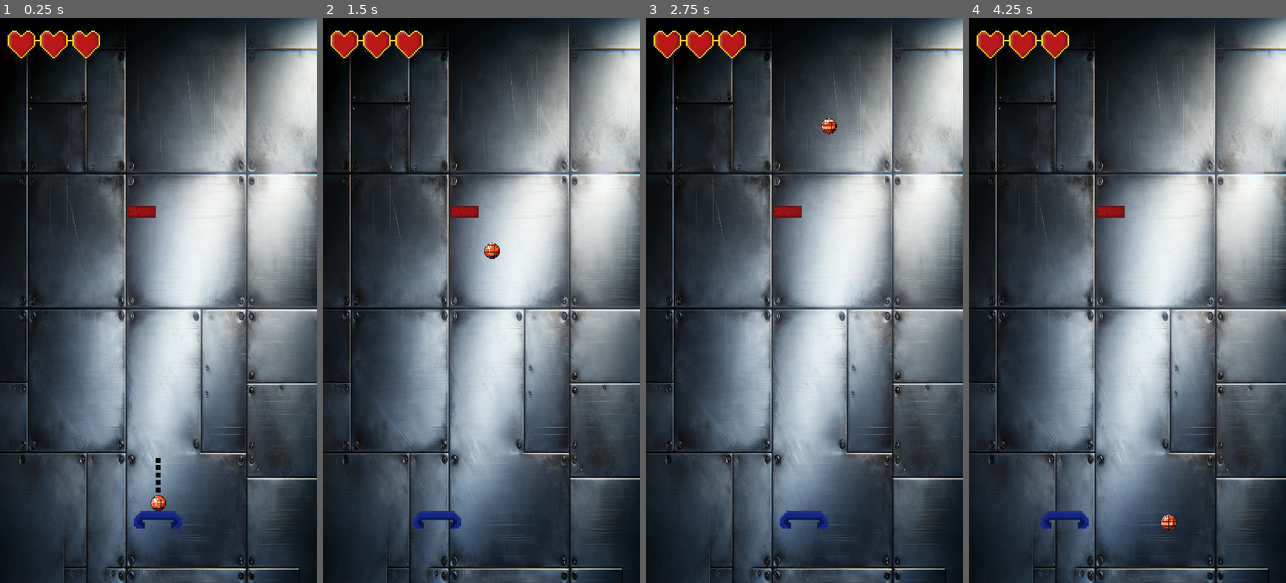
Above: before the commit, frames 1-4 (left to right).
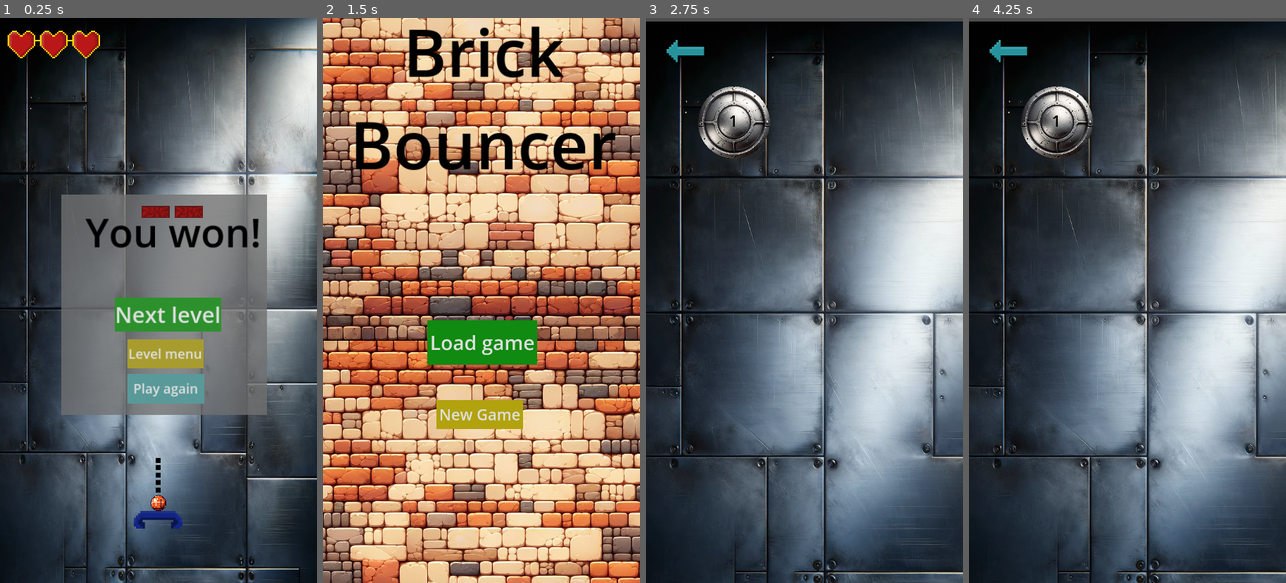
Above: after the commit, the same moments.

Repository: madzyzz/BrickBouncer
Game: Godot game, scene res://Scenes/level_1_scene.tscn
The game is run twice, just before and just after one commit, with the same random seed, the same clock (stepped at 60 frames per second) and the same inputs.
Inputs (mouse positions are in pixels of both pictures, inside the frame that each line leads up to):
- Up to frame 1 (0.25 s): no input
- Up to frame 2 (1.5 s): click (487, 351) at 0.5 s, where only the run after the commit has a clickable "Level menu"; click (361, 51) at 1.27 s
- Up to frame 3 (2.75 s): click (801, 413) at 2 s, where only the run after the commit has a clickable "New Game"
- Up to frame 4 (4.25 s): tap Enter at 2.75 s; move the mouse to (1197, 272) at 2.77 s; click (1197, 272) at 2.92 s; move the mouse to (1064, 328) at 3.52 s; click (1064, 328) at 3.67 s

The runs differ from the first frame. In frame 1, 21% of the frame differs, in the area x 19-85%, y 31-71%; in frame 2, 99%, in the area x 0-100%, y 0-100%; in frame 3, 62%; in frame 4, 62%.

Commit message:
Fixed a bug with multiple colissions and created winning screen

Diff:
--- /dev/null
+++ b/Scenes/bricks_in_level.gd
@@ -0,0 +1,6 @@
+extends Node2D
+
+
+func _on_child_exiting_tree(_node: Node) -> void:
+	if get_child_count() <= 1:
+		print("The node is empty now!")
--- a/Scenes/level_1_scene.tscn
+++ b/Scenes/level_1_scene.tscn
@@ -11,6 +11,7 @@
 [ext_resource type="Script" path="res://Scenes/try_again_button.gd" id="9_qif5v"]
 [ext_resource type="Script" path="res://Scenes/level_menu_button.gd" id="10_nivso"]
 [ext_resource type="Texture2D" uid="uid://dhnx4flhomj4m" path="res://prefabs/Brick(4).atlastex" id="11_2r8p4"]
+[ext_resource type="Script" path="res://Scenes/bricks_in_level.gd" id="11_7lwu0"]
 [ext_resource type="Script" path="res://Scenes/brick.gd" id="11_ynlql"]
 [ext_resource type="Texture2D" uid="uid://dy3mwx5qxa3om" path="res://prefabs/Brick(3).atlastex" id="12_r0rvn"]
 [ext_resource type="Texture2D" uid="uid://jrodibporqka" path="res://prefabs/Brick(2).atlastex" id="13_7lcnw"]
@@ -52,6 +53,9 @@
 [sub_resource type="StyleBoxFlat" id="StyleBoxFlat_r1yhf"]
 bg_color = Color(0.66, 0.61248, 0.1848, 1)
 
+[sub_resource type="StyleBoxFlat" id="StyleBoxFlat_vyjbl"]
+bg_color = Color(0.352941, 0.6, 0.6, 1)
+
 [sub_resource type="PhysicsMaterial" id="PhysicsMaterial_q1s4i"]
 friction = 0.0
 bounce = 1.0
@@ -168,13 +172,70 @@
 text = "Level menu"
 script = ExtResource("10_nivso")
 
+[node name="Game_won_screen" type="TextureRect" parent="."]
+anchors_preset = 8
+anchor_left = 0.5
+anchor_top = 0.5
+anchor_right = 0.5
+anchor_bottom = 0.5
+offset_left = 140.0
+offset_top = 400.0
+offset_right = 606.09
+offset_bottom = 900.0
+grow_horizontal = 2
+grow_vertical = 2
+texture = SubResource("GradientTexture1D_h3jj2")
+
+[node name="Label" type="Label" parent="Game_won_screen"]
+layout_mode = 0
+offset_left = 54.0
+offset_top = 23.0
+offset_right = 426.0
+offset_bottom = 147.0
+theme_override_colors/font_color = Color(0, 0, 0, 1)
+theme_override_font_sizes/font_size = 90
+text = "You won!"
+
+[node name="Next_level_button" type="Button" parent="Game_won_screen"]
+layout_mode = 0
+offset_left = 121.0
+offset_top = 233.0
+offset_right = 351.0
+offset_bottom = 310.0
+theme_override_font_sizes/font_size = 50
+theme_override_styles/normal = SubResource("StyleBoxFlat_6k6ug")
+text = "Next level"
+
+[node name="Level_menu_button" type="Button" parent="Game_won_screen"]
+layout_mode = 0
+offset_left = 149.0
+offset_top = 328.0
+offset_right = 322.175
+offset_bottom = 393.35
+theme_override_font_sizes/font_size = 30
+theme_override_styles/normal = SubResource("StyleBoxFlat_r1yhf")
+text = "Level menu"
+script = ExtResource("10_nivso")
+
+[node name="Play_again_button" type="Button" parent="Game_won_screen"]
+layout_mode = 0
+offset_left = 150.0
+offset_top = 406.0
+offset_right = 323.545
+offset_bottom = 473.12
+theme_override_font_sizes/font_size = 30
+theme_override_styles/normal = SubResource("StyleBoxFlat_vyjbl")
+text = "Play again"
+script = ExtResource("9_qif5v")
+
 [node name="Bricks_in_level" type="Node2D" parent="."]
+script = ExtResource("11_7lwu0")
 
 [node name="Brick1" type="StaticBody2D" parent="Bricks_in_level" groups=["Bricks"]]
-position = Vector2(322, 439)
+position = Vector2(353, 439)
 physics_material_override = SubResource("PhysicsMaterial_q1s4i")
 script = ExtResource("11_ynlql")
-start_brick = 3
+start_brick = 2
 brick_4_texture = ExtResource("11_2r8p4")
 brick_3_texture = ExtResource("12_r0rvn")
 brick_2_texture = ExtResource("13_7lcnw")
@@ -186,5 +247,24 @@
 
 [node name="Sprite2D" type="Sprite2D" parent="Bricks_in_level/Brick1"]
 
+[node name="Brick2" type="StaticBody2D" parent="Bricks_in_level" groups=["Bricks"]]
+position = Vector2(429, 439)
+physics_material_override = SubResource("PhysicsMaterial_q1s4i")
+script = ExtResource("11_ynlql")
+start_brick = 2
+brick_4_texture = ExtResource("11_2r8p4")
+brick_3_texture = ExtResource("12_r0rvn")
+brick_2_texture = ExtResource("13_7lcnw")
+brick_1_texture = ExtResource("14_a2g71")
+
+[node name="CollisionShape2D" type="CollisionShape2D" parent="Bricks_in_level/Brick2"]
+scale = Vector2(0.55, 0.55)
+shape = SubResource("RectangleShape2D_8xt01")
+
+[node name="Sprite2D" type="Sprite2D" parent="Bricks_in_level/Brick2"]
+
 [connection signal="pressed" from="Game_lost_screen/Try_again_button" to="Game_lost_screen/Try_again_button" method="_on_pressed"]
 [connection signal="pressed" from="Game_lost_screen/Level_menu_button" to="Game_lost_screen/Level_menu_button" method="_on_pressed"]
+[connection signal="pressed" from="Game_won_screen/Level_menu_button" to="Game_won_screen/Level_menu_button" method="_on_pressed"]
+[connection signal="pressed" from="Game_won_screen/Play_again_button" to="Game_won_screen/Play_again_button" method="_on_pressed"]
+[connection signal="child_exiting_tree" from="Bricks_in_level" to="Bricks_in_level" method="_on_child_exiting_tree"]
--- a/Scripts/ball.gd
+++ b/Scripts/ball.gd
@@ -37,6 +37,7 @@
 	if is_shot:
 		# Maintain a consistent speed
 		linear_velocity = linear_velocity.normalized() * speed
+		process_overlapping_bricks()
 
 func _integrate_forces(state: PhysicsDirectBodyState2D) -> void:
 	if is_locked or ignore_bouncer_force_timer > 0:
@@ -68,5 +69,9 @@
 				if level_setup:
 					level_setup.lose_life()
 
-			elif collider.is_in_group("Bricks"):
-				collider.on_ball_collision()
+
+func process_overlapping_bricks() -> void:
+	# Get all overlapping bodies from the Area2D
+	for body in $Area2D.get_overlapping_bodies():
+		if body.is_in_group("Bricks"):
+			body.on_ball_collision()
--- a/prefabs/ball.tscn
+++ b/prefabs/ball.tscn
@@ -8,6 +8,8 @@
 bounce = 1.0
 
 [sub_resource type="CircleShape2D" id="CircleShape2D_ddtp8"]
+
+[sub_resource type="CircleShape2D" id="CircleShape2D_r7rju"]
 
 [node name="Ball" type="RigidBody2D"]
 physics_material_override = SubResource("PhysicsMaterial_vslsm")
@@ -25,3 +27,10 @@
 position = Vector2(0, -38)
 scale = Vector2(1.835, 1.835)
 shape = SubResource("CircleShape2D_ddtp8")
+
+[node name="Area2D" type="Area2D" parent="."]
+
+[node name="CollisionShape2D" type="CollisionShape2D" parent="Area2D"]
+position = Vector2(0, -38)
+scale = Vector2(1.7, 1.7)
+shape = SubResource("CircleShape2D_r7rju")
Not shown: 1 places in Scenes/level_1_scene.tscn that only renumber resources
Not shown: 1 places in prefabs/ball.tscn that only renumber resources
